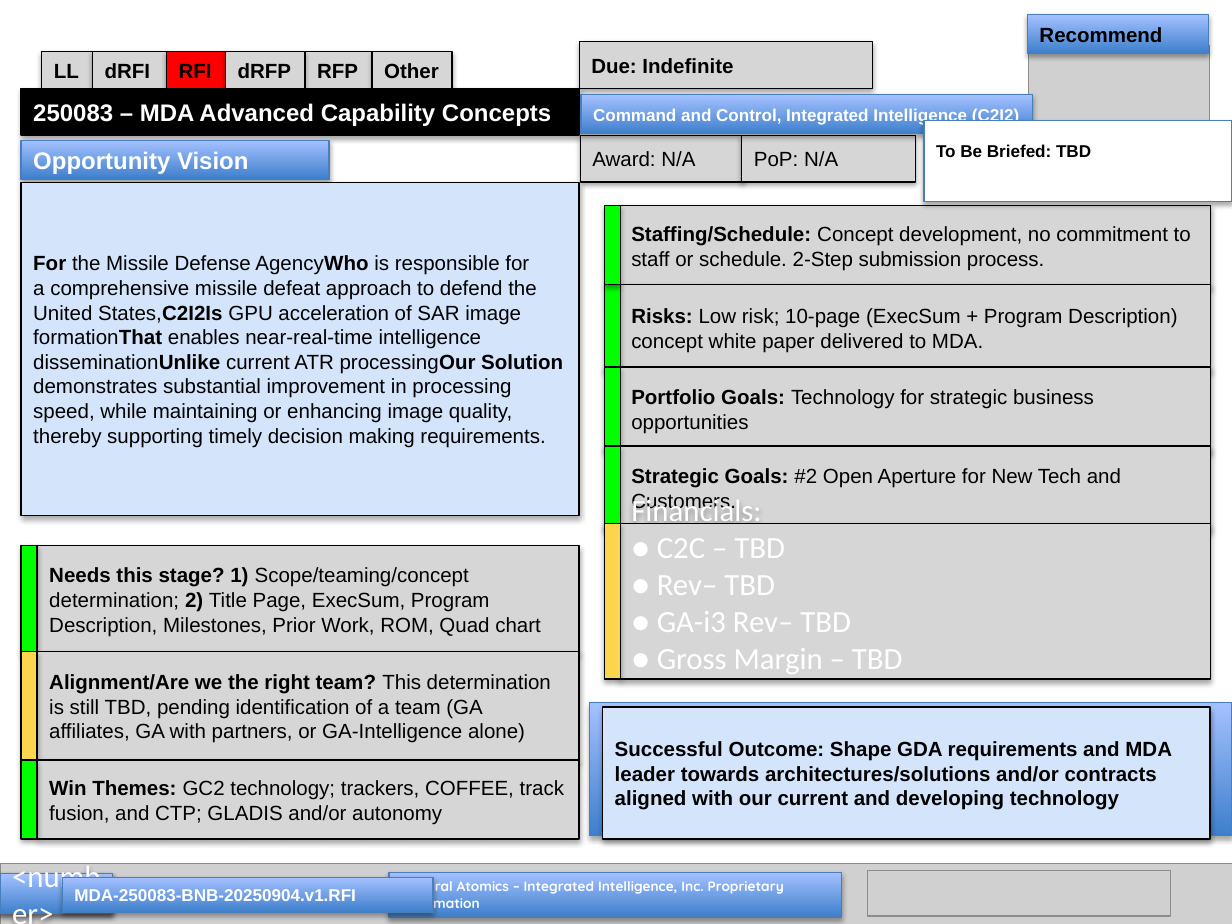
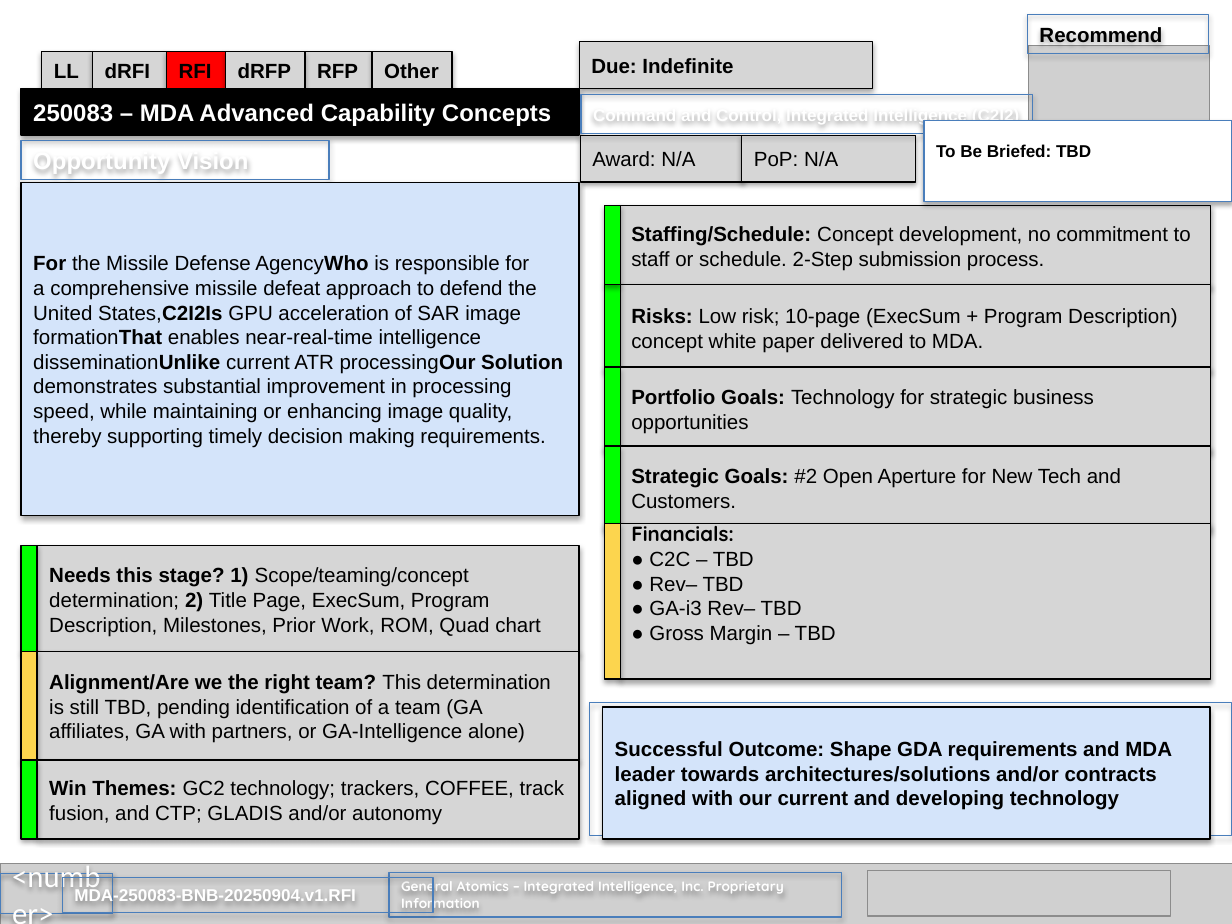
Before and after one commit to CannonJunior/mcp-powerpoint, a slide deck: slide 1 of demo_recreated.pptx. Drawn at 1232x924 pixels with LibreOffice and Linux fonts; fonts in the diff are those of the drawing; grey boxes stand for pictures. Boxes give left, top, right and bottom in pixels: in the first picture for what was removed or moved away, otherwise in the second. Text is boxed around its words. In the diff, an @@ line names an element or a change of style, - is before the commit and + after.

Commit message:
Financials

```diff
--- a/demo_recreated.pptx
+++ b/demo_recreated.pptx
@@ rectangle "Financials:" at (x1=620, y1=524, x2=1211, y2=679): size 18 to 12 pt, text colour #FFFFFF to #000000; font Calibri to Quicksand, bold on in "Financials:"; font Calibri to Arial in "● C2C – TBD", "● Rev– TBD", "● GA-i3 Rev– TBD", "● Gross Margin – TBD" @@
@@ fill gradient #3F80CE to #A4C4FF to none in 8 elements at (x1=0, y1=873, x2=113, y2=913), (x1=389, y1=872, x2=841, y2=917), (x1=1027, y1=15, x2=1209, y2=54), (x1=582, y1=95, x2=1034, y2=134), (x1=21, y1=140, x2=329, y2=180), (x1=63, y1=877, x2=434, y2=913), (x1=0, y1=873, x2=113, y2=913), (x1=590, y1=702, x2=1232, y2=835) @@
```
Also in this commit, not shown: 1 other slide changed, 10 other files.
